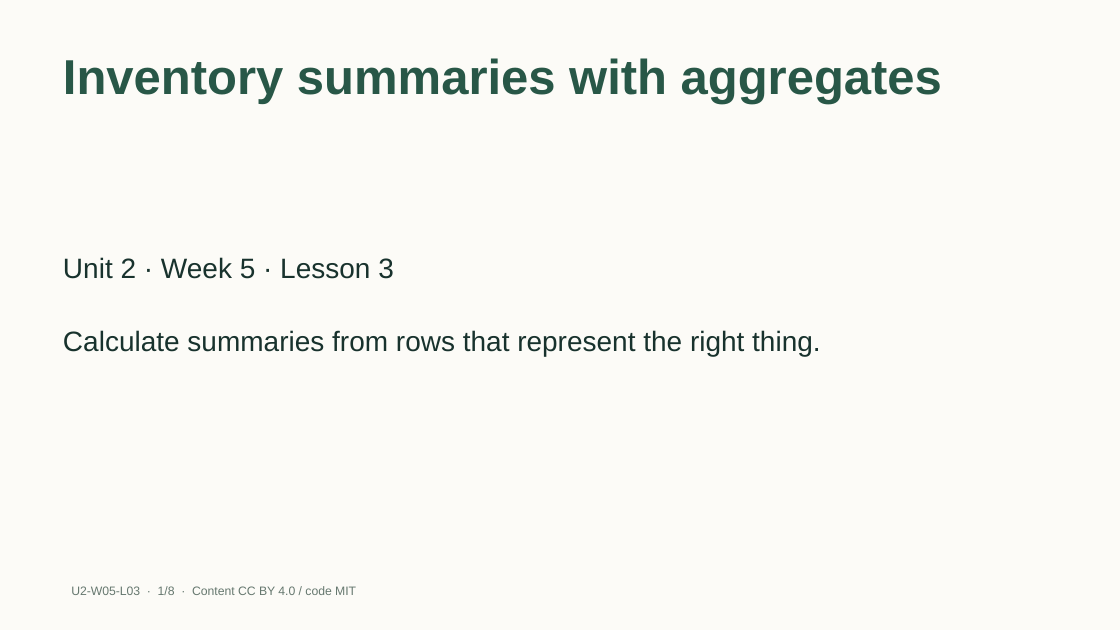
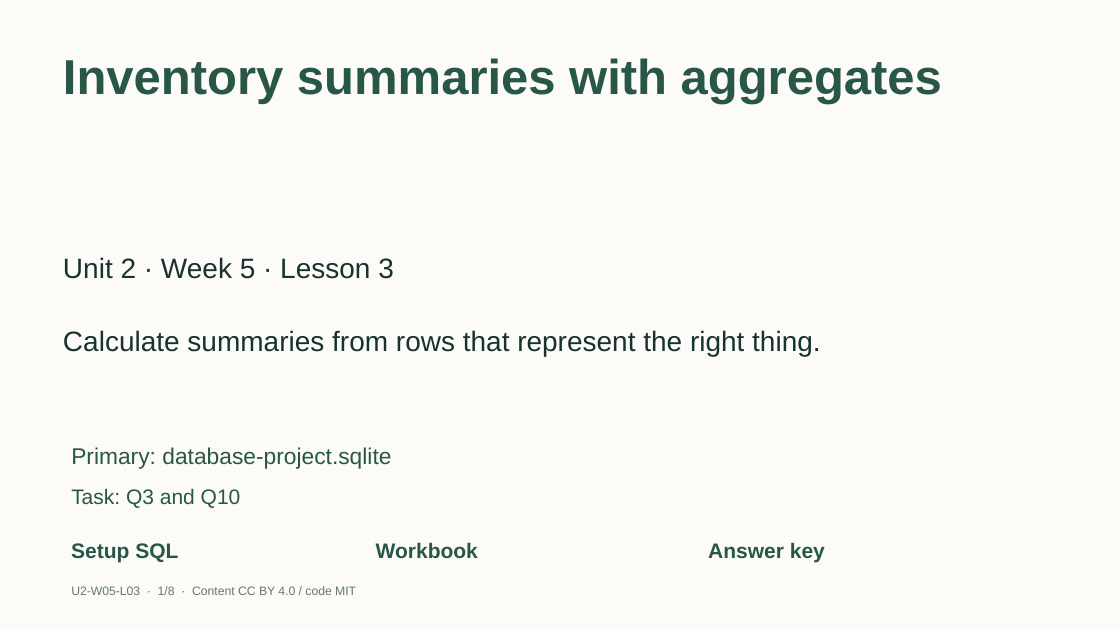
Before and after one commit to EdugenIO/cs-atar-textbook, a slide deck: slide 1 of dist/slides/u2-w05-l03.pptx. Drawn at 1120x630 pixels with LibreOffice and Linux fonts; fonts in the diff are those of the drawing. Boxes give left, top, right and bottom in pixels: in the first picture for what was removed or moved away, otherwise in the second. Text is boxed around its words. In the diff, an @@ line names an element or a change of style, - is before the commit and + after.

Commit message:
Connect SQL slides to exact primary tasks, schemas and keys (S05)

```diff
--- a/dist/slides/u2-w05-l03.pptx
+++ b/dist/slides/u2-w05-l03.pptx
@@ text added at [71,447,391,469], 19.5 pt, text #285747 @@
+Primary: database-project.sqlite
@@ text added at [71,488,241,508], 18 pt, text #285747 @@
+Task: Q3 and Q10
@@ text added at [71,543,178,563], 18 pt, text #285747, bold @@
+Setup SQL
@@ text added at [376,542,478,558], 18 pt, text #285747, bold @@
+Workbook
@@ text added at [708,542,825,563], 18 pt, text #285747, bold @@
+Answer key
```
Also in this commit, not shown: 37 other files.
